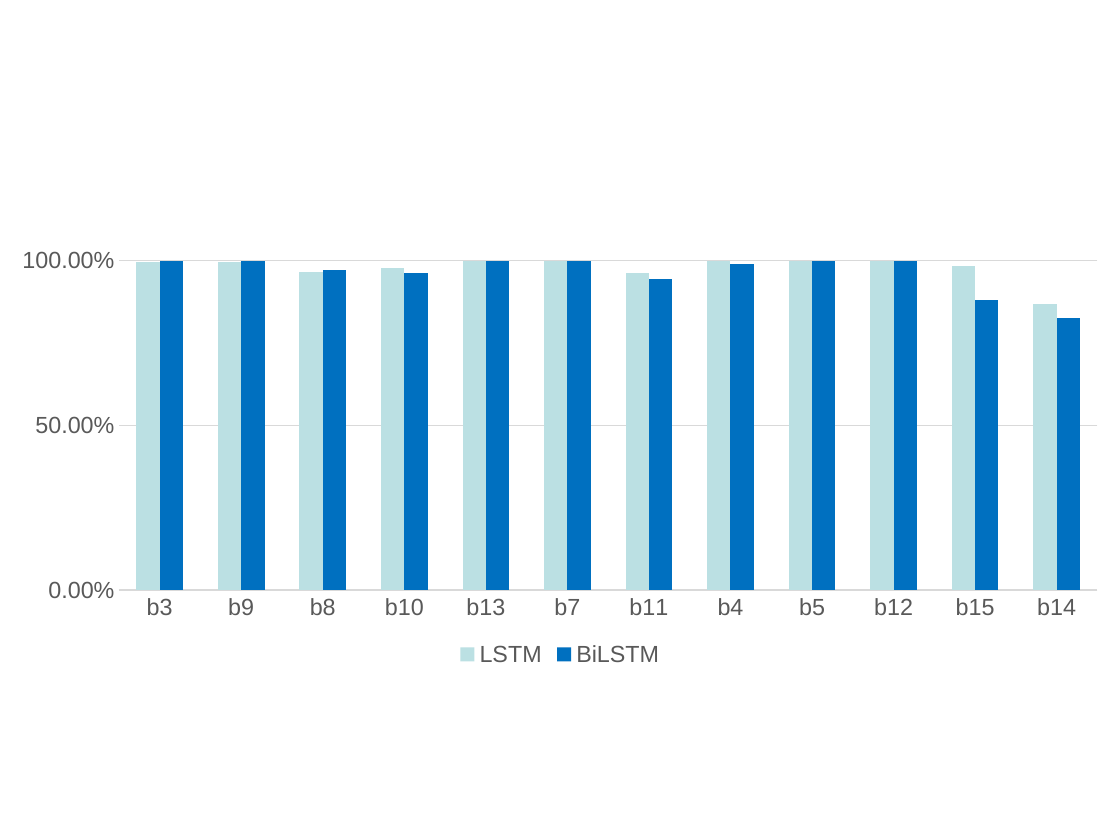
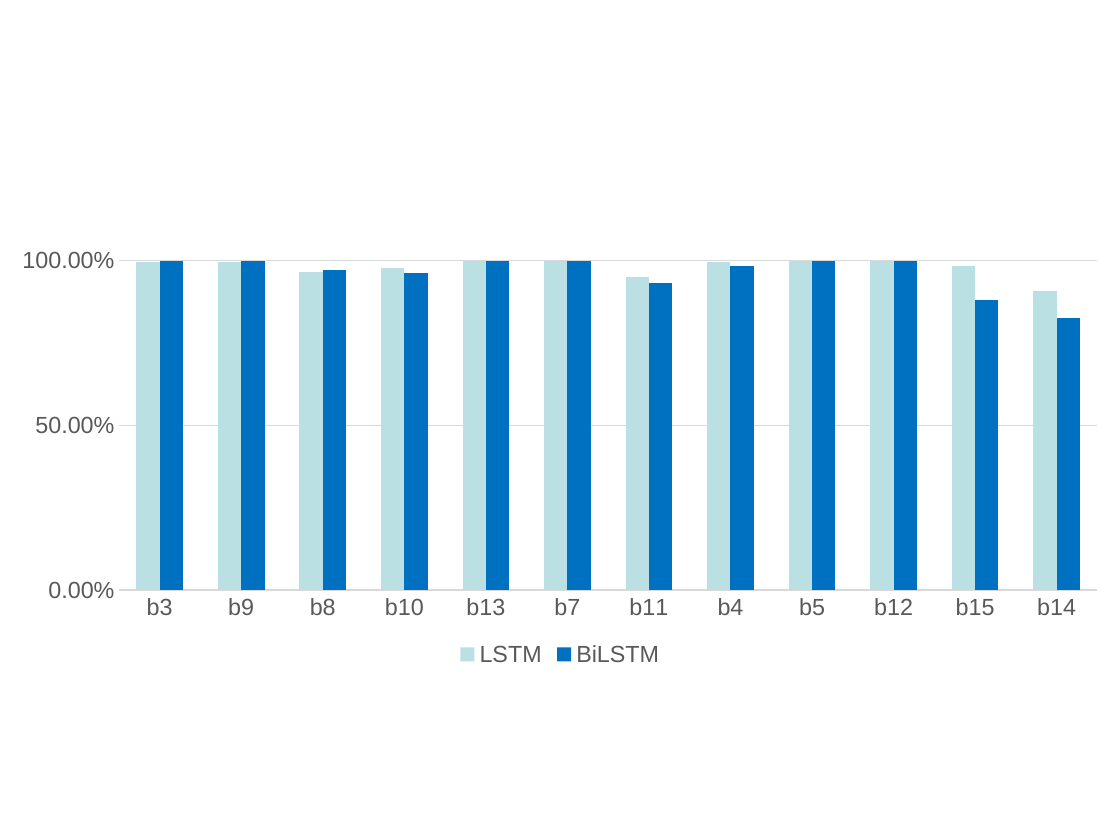
Before and after one commit to acada-sjtu/LSTM-IF-detection, a slide deck: slide 19 of Result.pptx. Drawn at 1120x840 pixels with LibreOffice and Linux fonts; fonts in the diff are those of the drawing; background and template pictures are left out. Boxes give left, top, right and bottom in pixels: in the first picture for what was removed or moved away, otherwise in the second. Text is boxed around its words. In the diff, an @@ line names an element or a change of style, - is before the commit and + after.

```diff
--- a/Result.pptx
+++ b/Result.pptx
@@ column chart at bbox=[0, 239, 1120, 671] @@
@@ LSTM, b11: 0.96 to 0.95 @@
@@ LSTM, b14: 0.87 to 0.91 @@
@@ BiLSTM, b11: 0.94 to 0.93 @@
@@ BiLSTM, b4: 0.99 to 0.98 @@
```
Also in this commit, not shown: 1 other slide changed.
